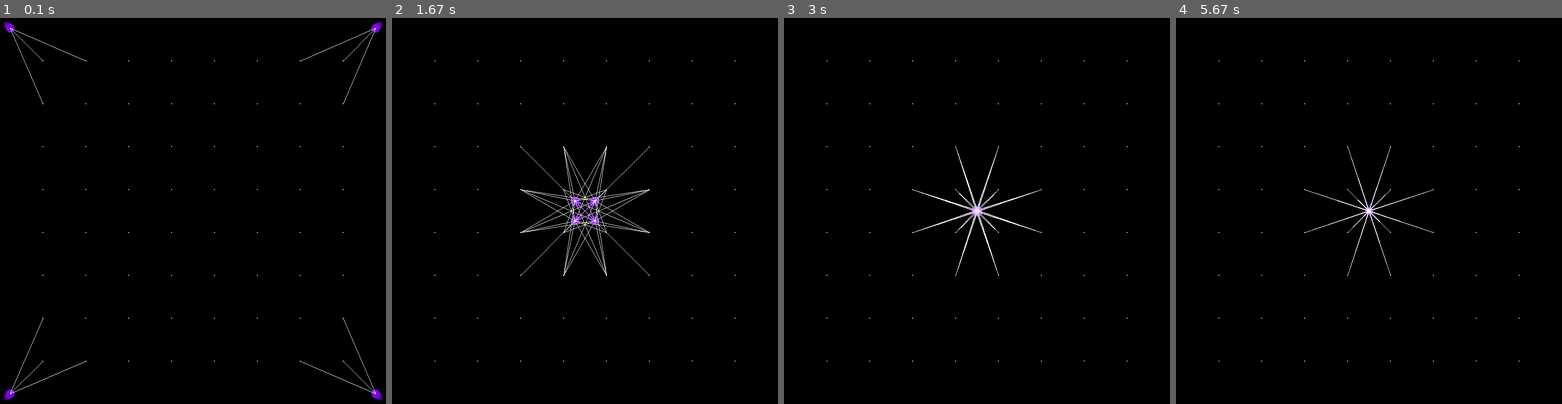
Above: before the commit, frames 1-4 (left to right).
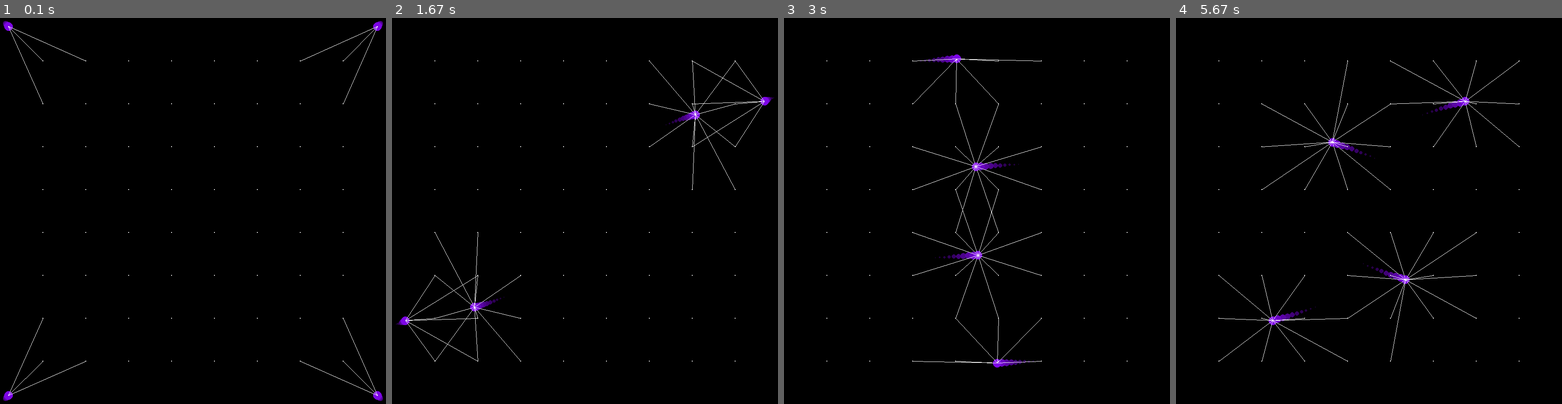
Above: after the commit, the same moments.

Repository: cdcformatc/PyPart
Game: pygame game, started from balltest.py
Same seed, same stepped clock (60 frames per second), same inputs: the game is played once before the commit and once after it. The source is Python 2; it was converted automatically to run under Python 3.
Inputs:
- Up to frame 1 (0.1 s): no input
- Up to frame 2 (1.67 s): hold S 0.33-0.8 s; hold Right 0.33-0.8 s; tap W at 0.83 s; hold Right 1.17-1.63 s
- Up to frame 3 (3 s): hold Up 1.67-1.97 s; hold Right 2-2.47 s; hold Left from 2.5 s (still down)
- Up to frame 4 (5.67 s): release Left at 3.03 s; hold Down 3.07-3.37 s; hold Left 3.4-3.8 s; hold Up 3.83-4.2 s; hold Right 4.23-4.87 s; hold Down 4.9-5.27 s; hold Left from 5.3 s (still down)

The runs differ from the first frame. In frame 1, 0.4% of the frame differs, in the area x 0-100%, y 0-100%; in frame 2, 1.6%, in the area x 1-99%, y 11-89%; in frame 3, 1.4%; in frame 4, 1.4%.

Commit message:
Dont attract during keypress moves

Diff:
--- a/Particle.py
+++ b/Particle.py
@@ -228,21 +228,27 @@
 
         self.speed += [x_accel, y_accel]
 
-        self.move()
+        # self.move()
 
     def move_keyboard(self, pressed, accel):
         x_accel = 0
         y_accel = 0
+        any_pressed = False
         if pressed[pygame.K_UP] or pressed[pygame.K_w]:
             y_accel-=accel[1]
+            any_pressed = True
         if pressed[pygame.K_DOWN] or pressed[pygame.K_s]:
             y_accel+=accel[1]
+            any_pressed = True
         if pressed[pygame.K_RIGHT] or pressed[pygame.K_d]:
             x_accel+=accel[0]
+            any_pressed = True
         if pressed[pygame.K_LEFT] or pressed[pygame.K_a]:
             x_accel-=accel[0]
+            any_pressed = True
 
         self.speed += x_accel,y_accel
+        return any_pressed
 
     def move_mouse(self,per_frame):
         if pygame.mouse.get_pressed()[0]:
--- a/balltest.py
+++ b/balltest.py
@@ -17,6 +17,7 @@
 FRICTION_COEFFICIENT = .980
 GRAVITY = 0
 KEY_ACCEL = 0.325,0.325
+ATTRACT_ACCEL = 0.225,0.225
 MAX_SPEED = 15
 
 def read_keyboard():
@@ -59,11 +60,13 @@
         for event in pygame.event.get():
             if event.type == pygame.QUIT:
                 done = True
-        for ball in balls:
-            # ball.move_keyboard(pygame.key.get_pressed(),KEY_ACCEL)
+
+        for i,ball in enumerate(balls):
+            pressed = ball.move_keyboard(pygame.key.get_pressed(), ((1 if (i%2) else -1) * KEY_ACCEL[0] , (1 if (i>=2) else -1) * KEY_ACCEL[1]))
             # ball.move_mouse(50/FRAME_RATE)
-            ball.movetowards((450,450),KEY_ACCEL)
-            # ball.move()
+            if not pressed:
+                ball.movetowards((450,450),ATTRACT_ACCEL)
+            ball.move()
             ball.draw(screen)
 
         for dot in grid:
